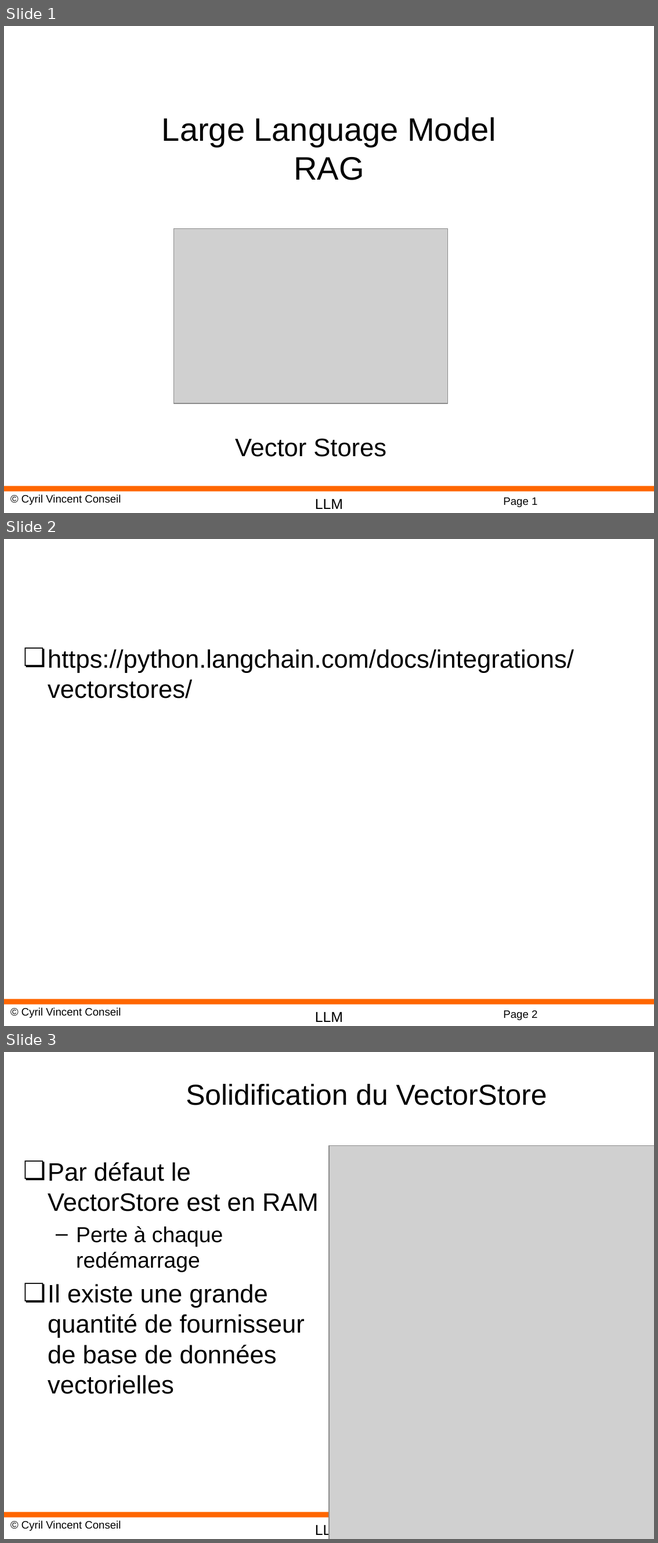
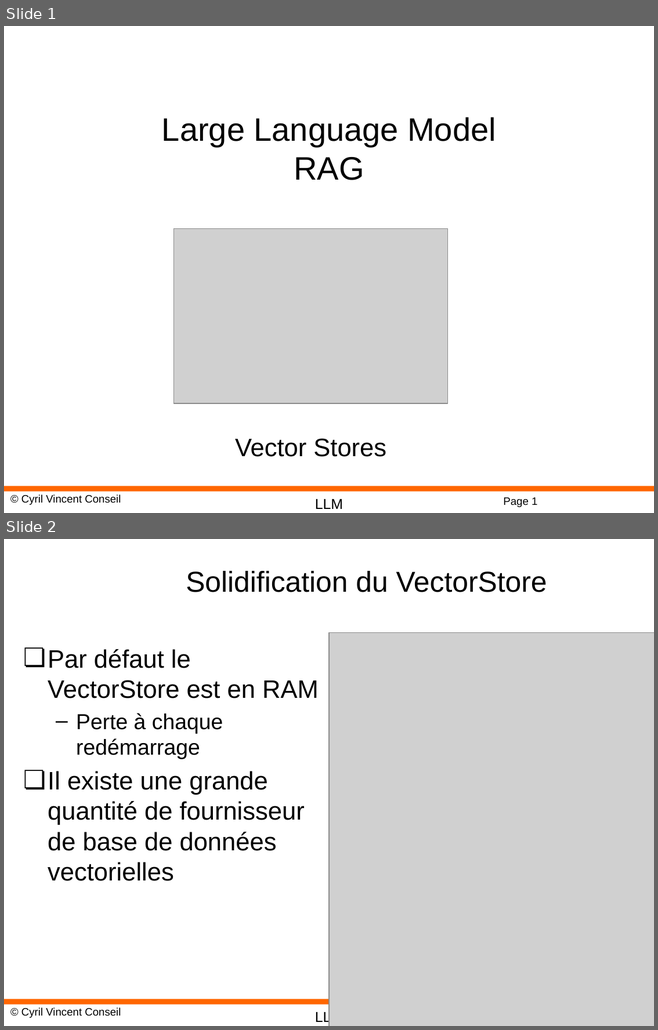
Before and after one commit to cyrilvincent/rag, a slide deck: ppt/RAG10-VectorDatabase.pptx. Shown one above the other, each under a label of ours: slides 1, 2 and 3 before the commit, slides 1 and 2 after it. The pictures are 658x1543 and 658x1030 pixels, drawn with LibreOffice and Linux fonts; fonts in the diff are those of the drawing; grey boxes stand for pictures; background and template pictures are left out. Boxes give left, top, right and bottom in pixels: in the first picture for what was removed or moved away, otherwise in the second. Text is boxed around its words. In the diff, an @@ line names an element or a change of style, - is before the commit and + after.

```diff
--- a/ppt/RAG10-VectorDatabase.pptx
+++ b/ppt/RAG10-VectorDatabase.pptx
@@ slide 2 removed at <box>4,539,654,1026</box>, background #FFFFFF; not listed: 4 template elements that a slide beside it also shows @@
@@ text removed at <box>48,649,574,699</box> @@
-❏ https://python.langchain.com/docs/integrations/vectorstores/
@@ what was slide 3 is now slide 2 @@
```
Also in this commit, not shown: 6 other files.
